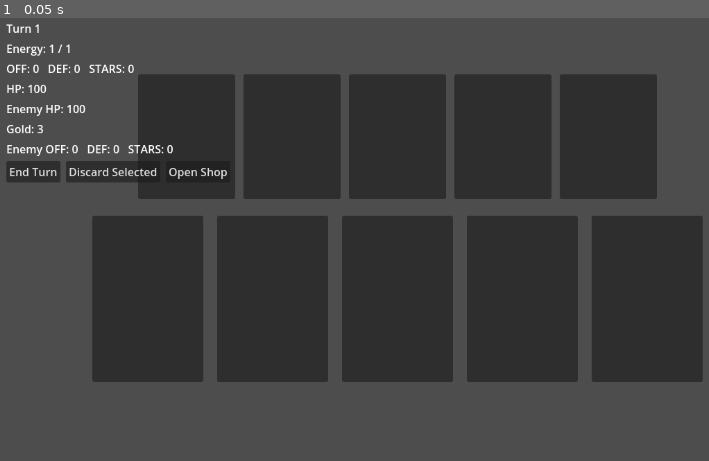
Above: before the commit, frame 1.
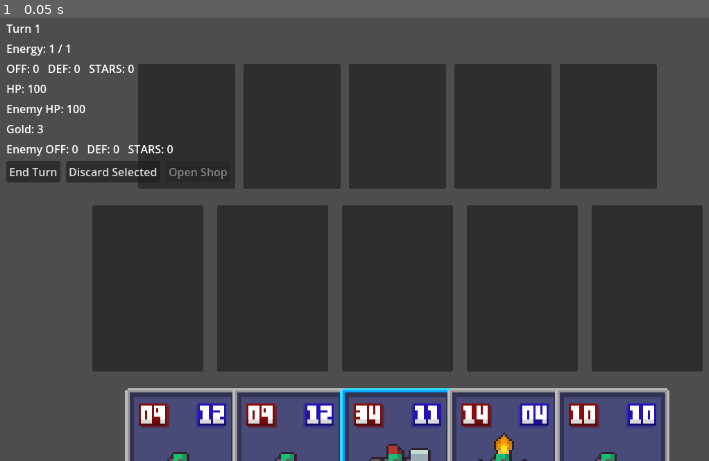
Above: after the commit, the same moment.

Repository: pewdsdamew-tech/goblin-card-game1
Game: Godot game, scene res://scenes/Game.tscn
Two runs of this game, one before a commit and one after it. Both use one fixed random seed, a clock stepped at 60 frames per second and the inputs below.
Inputs:
- Up to frame 1 (0.05 s): no input

The runs differ from the first frame. In frame 1, 19% of the frame differs, in the area x 13-100%, y 10-100%.
Error before the commit: Parse Error: Cannot infer the type of "p_atk" variable because the value doesn't have a set type. (res://scripts/Game.gd:859)

Commit message:
Type combat lane vars to clear inference errors

Diff:
--- a/scripts/Game.gd
+++ b/scripts/Game.gd
@@ -856,11 +856,11 @@
 	var p_card := _get_lane_card(active_slots, index)
 	var e_card := _get_lane_card(enemy_slots, index)
 
-	var p_atk := p_card.card_data.get("atk", 0) if p_card and ("card_data" in p_card) else 0
-	var e_atk := e_card.card_data.get("atk", 0) if e_card and ("card_data" in e_card) else 0
-
-	var p_orig := p_card.position if p_card else Vector2.ZERO
-	var e_orig := e_card.position if e_card else Vector2.ZERO
+	var p_atk: int = p_card.card_data.get("atk", 0) if p_card and ("card_data" in p_card) else 0
+	var e_atk: int = e_card.card_data.get("atk", 0) if e_card and ("card_data" in e_card) else 0
+
+	var p_orig: Vector2 = p_card.position if p_card else Vector2.ZERO
+	var e_orig: Vector2 = e_card.position if e_card else Vector2.ZERO
 
 	var tween := create_tween()
 	if p_card:
